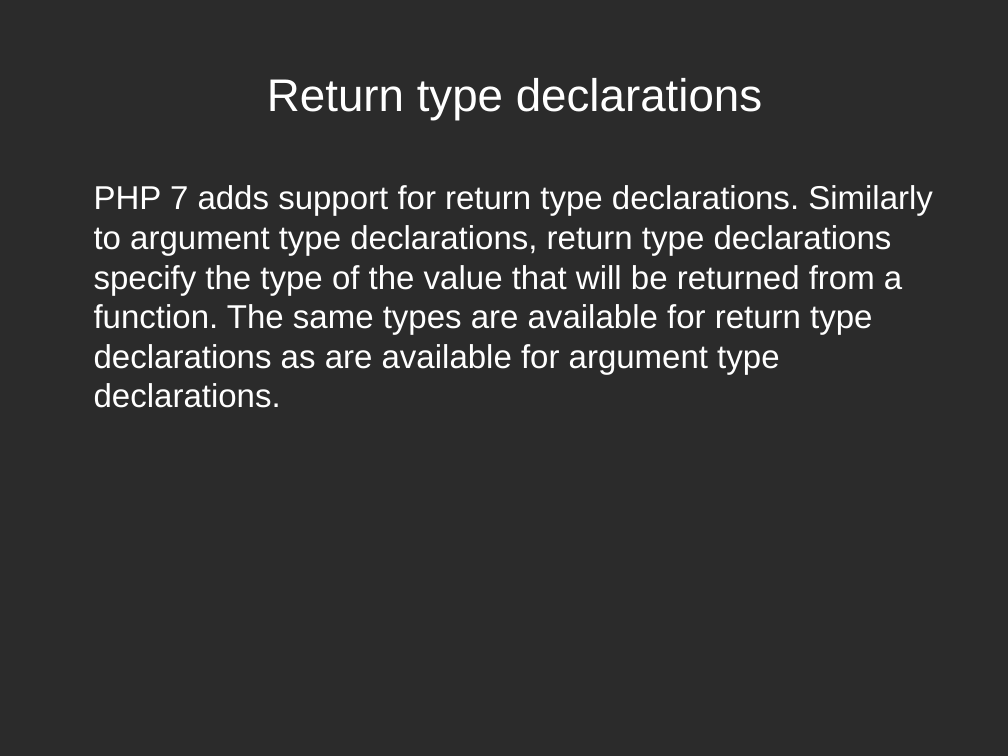
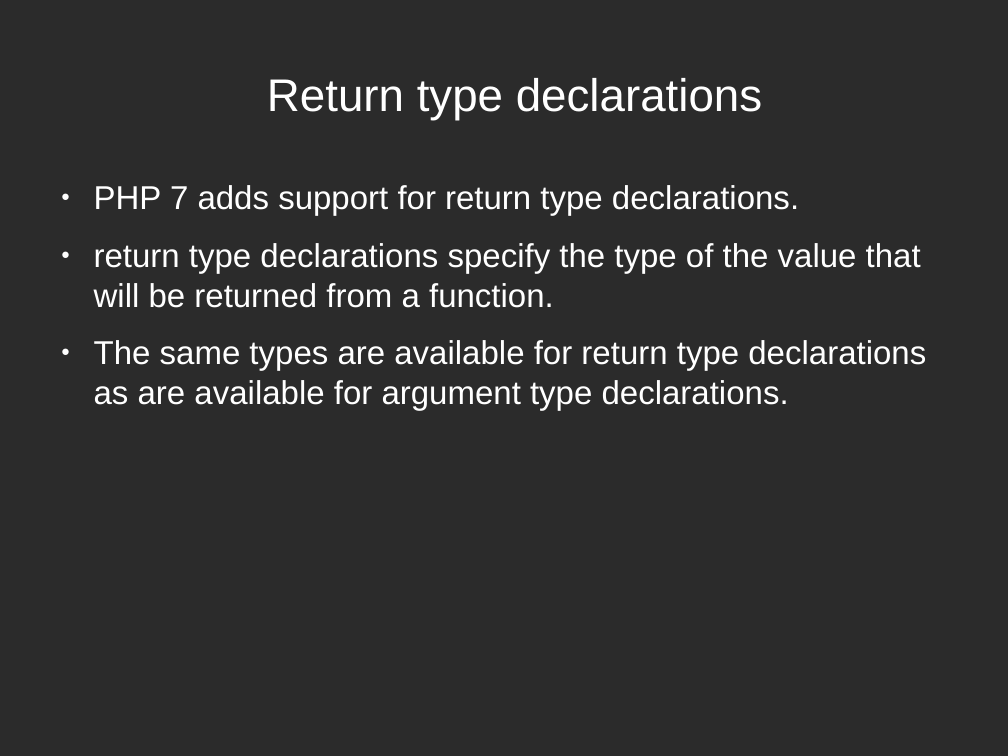
Before and after one commit to rmichal1/php7prezentacja, a slide deck: slide 13 of php7.odp. Drawn at 1008x756 pixels with LibreOffice and Linux fonts; fonts in the diff are those of the drawing; background and template pictures are left out; a plain dark background stands for a picture behind light text. Boxes give left, top, right and bottom in pixels: in the first picture for what was removed or moved away, otherwise in the second. Text is boxed around its words. In the diff, an @@ line names an element or a change of style, - is before the commit and + after.

```diff
--- a/php7.odp
+++ b/php7.odp
@@ text at (94, 185, 926, 410): text changed @@
-PHP 7 adds support for return type declarations. Similarly to argument type declarations, return type declarations specify the type of the value that will be returned from a function. The same types are available for return type declarations as are available for argument type declarations.
+● PHP 7 adds support for return type declarations.
+● return type declarations specify the type of the value that will be returned from a function.
+● The same types are available for return type declarations as are available for argument type declarations.
```
Also in this commit, not shown: 4 other slides changed, 1 slide added, 5 other files.
